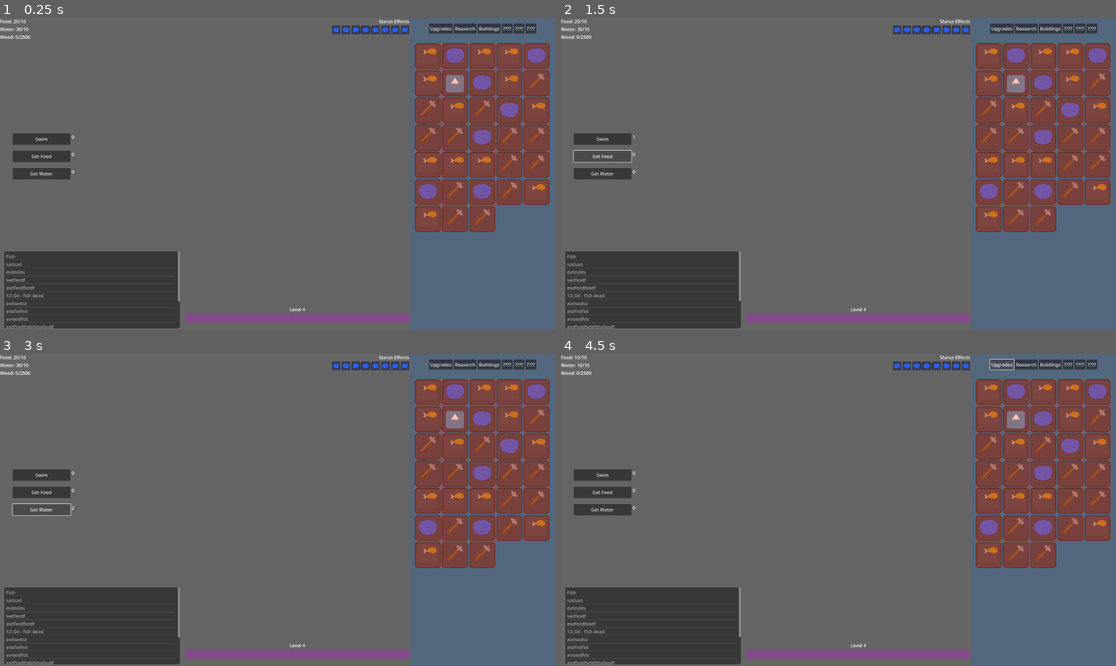
Above: before the commit, frames 1-4 (two rows, left to right).
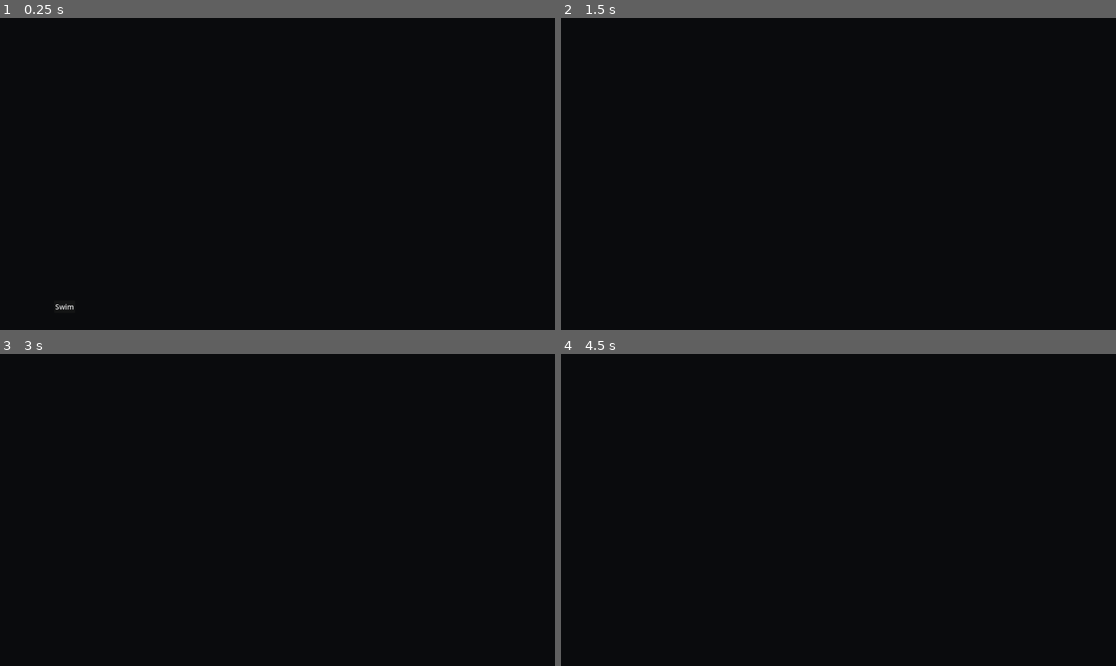
Above: after the commit, the same moments.

Repository: mdbernhards/BeaverIncremental
Game: Godot game, scene res://Scenes/gameWindow.tscn
Same seed, same stepped clock (60 frames per second), same inputs: the game is played once before the commit and once after it. The engine's default icon, where the game draws it, is replaced by a stand-in: a white triangle on a blue panel in a dark square.
Inputs (mouse positions are in pixels of both pictures, inside the frame that each line leads up to):
- Up to frame 1 (0.25 s): no input
- Up to frame 2 (1.5 s): click "Swim" at 0.5 s; click (605, 155) at 1.25 s, where only the run before the commit has a clickable "Get Food"
- Up to frame 3 (3 s): click (349, 419) at 2 s, where only the run after the commit has a clickable "Don't Die"; click (44, 510) at 2.75 s, where only the run before the commit has a clickable "Get Water"
- Up to frame 4 (4.5 s): click (1093, 510) at 3.5 s, where only the run after the commit has a clickable "Breath"; click (999, 363) at 4.25 s, where only the run before the commit has a clickable "Upgrades"

The runs differ from the first frame. In frame 1, 100% of the frame differs, in the area x 0-100%, y 0-100%; in frame 2, 100%; in frame 3, 100%; in frame 4, 100%.

Commit message:
Intro and Text Log implementation
Started implementing the intro sequence, it's split in to phases slowly introducing the player to the games mechanics.
Implemented a scrolling text log, that's using a RichTextLabel
Fixed some of the warning and errors being printed to console

Diff:
--- a/Scenes/HelperScenes/tooltip.gd
+++ b/Scenes/HelperScenes/tooltip.gd
@@ -3,7 +3,7 @@
 func _ready():
 	pass
 
-func _process(delta):
+func _process(_delta):
 	pass
 
 func setTooltip(iconPath, title, description, price, flavor = "\"Call me Velvet Thunder\" - Holt"):
--- /dev/null
+++ b/Scenes/IntroNode.gd
@@ -0,0 +1,80 @@
+extends Node
+
+var RNG = RandomNumberGenerator.new()
+var IntroTimer
+var IntroButton
+
+var PhaseOneButtonText = ["Swim", "Survive", "Breath", "Don't Die", "Do it for Her", "not drown", "push", "suffer", "triumph"]
+var PhaseTwoButtonText = ["Walk", "Take a nap", "Breath", "Run", "Climb", "Look around", "Think", "food?", "mmm wood...."]
+var PhaseThreeButtonText = ["Walk", "Speed Walk", "Explore", "Go in circles", "Stargaze", "Look behind", "Discover?", "Go get it", "Cry"]
+
+func _ready():
+	IntroTimer = $IntroButton/IntroTimer
+	IntroButton = $IntroButton
+
+	IntroTimer.wait_time = GameValues.IntroRefreshLength
+
+	if GameValues.introEnabled:
+		SetIntroButton()
+
+func _process(_delta):
+	CheckPhaseCompletion()
+
+func SetIntroButton():
+	IntroButton.position = Vector2(RNG.randf_range(30, 1850), RNG.randf_range(30, 1000))
+
+	match getPhase():
+		1:
+			IntroButton.text = SetFirstPhaseText()
+		2:
+			IntroButton.text = SetSecondPhaseText()
+		3:
+			IntroButton.text = SetThirdPhaseText()
+		4:
+			IntroButton.text = SetFirstPhaseText() # there is no fourth phase text
+
+	IntroButton.visible = true
+
+func SetFirstPhaseText():
+	if RNG.randi_range(1, 3) == 1:
+		return PhaseOneButtonText[RNG.randi_range(0,PhaseOneButtonText.size()-1)]
+	return PhaseOneButtonText[0]
+
+func SetSecondPhaseText():
+	if RNG.randi_range(1, 4) == 1:
+		return PhaseTwoButtonText[RNG.randi_range(0,PhaseTwoButtonText.size()-1)]
+	return PhaseTwoButtonText[0]
+
+func SetThirdPhaseText():
+	if RNG.randi_range(1, 2) == 1:
+		return PhaseThreeButtonText[RNG.randi_range(0,PhaseThreeButtonText.size()-1)]
+	return PhaseThreeButtonText[0]
+
+func _on_intro_button_button_down():
+	GameValues.IntroClickCount += 1
+	IntroButton.visible = false
+	IntroTimer.start()
+
+func _on_intro_timer_timeout():
+	SetIntroButton()
+
+func CheckPhaseCompletion():
+	if GameValues.PhaseThree:
+		if GameValues.PhaseThreeClicksNeeded <= GameValues.IntroClickCount:
+			GameValues.PhaseFour = true
+	elif GameValues.PhaseTwo:
+		if GameValues.PhaseTwoClicksNeeded <= GameValues.IntroClickCount:
+			GameValues.PhaseThree = true
+	elif GameValues.PhaseOne:
+		if GameValues.PhaseOneClicksNeeded <= GameValues.IntroClickCount:
+			GameValues.PhaseTwo = true
+
+func getPhase():
+	if GameValues.PhaseFour:
+		return 4
+	elif GameValues.PhaseThree:
+		return 3
+	elif GameValues.PhaseTwo:
+		return 2
+	elif GameValues.PhaseOne:
+		return 1
--- /dev/null
+++ b/Scenes/TextLog.gd
@@ -0,0 +1,63 @@
+extends ScrollContainer
+
+var MessagePeriodTimer
+var TextLogger
+
+var logInFocus = false
+
+var CurrentTextArray
+var CurrentlyWritingAnArray = false
+var NextMessage = 0
+
+var PhaseTwoIntroHappening = false
+
+func _ready():
+	MessagePeriodTimer = get_tree().get_first_node_in_group("PhaseTwoIntroPeriod")
+	TextLogger = get_tree().get_first_node_in_group("TextLog")
+
+func _process(_delta):
+	pass
+
+func WriteToLog(text):
+	if text != "":
+		TextLogger.append_text(text + " \n")
+
+		if !logInFocus:
+			await get_v_scroll_bar().changed
+			scroll_vertical = int(get_v_scroll_bar().max_value)
+
+func PhaseTwoStart():
+	PhaseTwoIntroHappening = true
+	WriteOutAnArray(SetTextLogValues.PhaseTwoIntroText)
+
+func WriteOutAnArray(array):
+	if CurrentlyWritingAnArray:
+		CurrentTextArray += array
+	else:
+		CurrentlyWritingAnArray = true
+		CurrentTextArray = array
+		NextMessage = 0
+
+		WriteNextMessage()
+	MessagePeriodTimer.start()
+
+func WriteNextMessage():
+	if NextMessage < CurrentTextArray.size():
+		WriteToLog(CurrentTextArray[NextMessage])
+		NextMessage += 1
+
+		MessagePeriodTimer.start()
+	else:
+		CurrentlyWritingAnArray = false
+		if PhaseTwoIntroHappening:
+			PhaseTwoIntroHappening = false
+			get_tree().get_first_node_in_group("IntroActionPeriodTimer").start()
+
+func _on_message_period_timer_timeout():
+	WriteNextMessage()
+
+func _on_text_log_mouse_entered():
+	logInFocus = true
+
+func _on_text_log_mouse_exited():
+	logInFocus = false
--- a/Scenes/UpgradeButton.gd
+++ b/Scenes/UpgradeButton.gd
@@ -8,7 +8,7 @@
 func _ready():
 	pass
 
-func _process(delta):
+func _process(_delta):
 	checkIfAfordable()
 
 func checkIfAfordable():
@@ -17,7 +17,7 @@
 	elif $ColorRect:
 		$ColorRect.visible = false
 
-func _make_custom_tooltip(for_text):
+func _make_custom_tooltip(_for_text):
 	if GameValues.Upgrades.has(upgradeName):
 		var upgrade = GameValues.Upgrades[upgradeName]
 		var tooltip = load("res://Scenes/HelperScenes/tooltip.tscn").instantiate()
--- a/Scenes/UpgradeTab.gd
+++ b/Scenes/UpgradeTab.gd
@@ -5,7 +5,7 @@
 func _ready():
 	listUpgradesFromResourceFile()
 
-func _process(delta):
+func _process(_delta):
 	pass
 
 func listUpgradesFromResourceFile():
--- a/Scenes/gameWindow.gd
+++ b/Scenes/gameWindow.gd
@@ -1,10 +1,15 @@
 extends Control
+
+var isSetVisible = false
 
 func _ready():
 	pass
 
-func _process(delta):
+func _process(_delta):
 	positionToolTip()
+	if (GameValues.PhaseFour or !GameValues.introEnabled) and !isSetVisible:
+		$Background/RightBackground.visible = true
+		isSetVisible = true
 
 func positionToolTip():
 	var toolTipPos = get_global_mouse_position()
--- a/Scenes/gameWindow.tscn
+++ b/Scenes/gameWindow.tscn
@@ -21,9 +21,10 @@
 anchor_bottom = 1.0
 grow_horizontal = 2
 grow_vertical = 2
-color = Color(0.396078, 0.396078, 0.396078, 1)
+color = Color(0.0392157, 0.0431373, 0.0509804, 1)
 
-[node name="ColorRect2" type="ColorRect" parent="Background"]
+[node name="RightBackground" type="ColorRect" parent="Background"]
+visible = false
 layout_mode = 1
 anchors_preset = 15
 anchor_right = 1.0
@@ -31,7 +32,7 @@
 offset_left = 1420.0
 grow_horizontal = 2
 grow_vertical = 2
-color = Color(0.32549, 0.403922, 0.494118, 1)
+color = Color(0.117647, 0.192157, 0.321569, 1)
 
 [node name="UI" parent="." instance=ExtResource("2_uocu5")]
 layout_mode = 0
--- a/Scenes/screen_left.gd
+++ b/Scenes/screen_left.gd
@@ -7,35 +7,35 @@
 var foodButtonTimer
 var woodButtonTimer
 var waterButtonTimer
-var SwimButtonTimer
 
 var woodTicker
 var waterTicker
 var foodTicker
 
+#objects
+var StatsObject
+var StatusEffectsObject
+var ActionsObject
+var TextLogObject
+var RevvedBarObject
+
 var RNG = RandomNumberGenerator.new()
 
+var everythingIsVisible = false
+var PhaseTwoStarted = false
+
 func _ready():
-	woodLabel = get_node("TopHBox/StatLabels/WoodLabel")
-	foodLabel = get_node("TopHBox/StatLabels/FoodLabel")
-	waterLabel = get_node("TopHBox/StatLabels/WaterLabel")
-
-	foodButtonTimer = get_node("MidHBox/VBox/FoodButton/Label/FoodButtonTimer")
-	woodButtonTimer = get_node("MidHBox/VBox/ChopButton/Label/ChopButtonTimer")
-	waterButtonTimer = get_node("MidHBox/VBox/WaterButton/Label/WaterButtonTimer")
-	SwimButtonTimer = get_node("MidHBox/VBox/SwimButton/Label/SwimButtonTimer")
-
-	woodTicker = get_node("MidHBox/VBox/ChopButton/Label/WoodTicker")
-	waterTicker = get_node("MidHBox/VBox/WaterButton/Label/WaterTicker")
-	foodTicker = get_node("MidHBox/VBox/FoodButton/Label/FoodTicker")
-
+	assignVariables()
 	SetGlobalValues.refreshValues()
 
-func _process(delta):
-	$MidHBox/VBox/FoodButton/Label.text = str(round(foodButtonTimer.time_left))
-	$MidHBox/VBox/WaterButton/Label.text = str(round(waterButtonTimer.time_left))
-	$MidHBox/VBox/ChopButton/Label.text = str(round(woodButtonTimer.time_left))
-	$MidHBox/VBox/SwimButton/Label.text = str(round(SwimButtonTimer.time_left))
+func _process(_delta):
+	$MidHBox/Actions/FoodButton/Label.text = str(round(foodButtonTimer.time_left))
+	$MidHBox/Actions/WaterButton/Label.text = str(round(waterButtonTimer.time_left))
+	$MidHBox/Actions/ChopButton/Label.text = str(round(woodButtonTimer.time_left))
+
+	if GameValues.introEnabled and !everythingIsVisible:
+		setEverythingInvisible()
+		setVisibility()
 
 # action timer start
 func _on_food_button_button_down():
@@ -56,13 +56,8 @@
 		woodButtonTimer.start()
 		woodTicker.start()
 
-func _on_swim_button_button_down():
-	if checkThatNoButtonsPressed():
-		SwimButtonTimer.wait_time = GameValues.swimLength
-		SwimButtonTimer.start()
-
 func checkThatNoButtonsPressed():
-	return foodButtonTimer.is_stopped() and waterButtonTimer.is_stopped() and woodButtonTimer.is_stopped() and SwimButtonTimer.is_stopped()
+	return foodButtonTimer.is_stopped() and waterButtonTimer.is_stopped() and woodButtonTimer.is_stopped()
 
 # timer done, action happens
 func _on_water_button_timer_timeout():
@@ -80,9 +75,6 @@
 
 func _on_water_timer_timeout():
 	SetGlobalValues.addWater(-1)
-
-func _on_swim_button_timer_timeout():
-	GameValues.SwimCount += 1
 
 #1s long tickers (maybe they will have some modifier later)
 func _on_food_ticker_timeout():
@@ -104,3 +96,47 @@
 	bonus.setType(bonus.bonusType.wood)
 	bonus.position = Vector2(RNG.randf_range(30, 1850), RNG.randf_range(30, 1000))
 	get_node("BonusResourceNode").add_child(bonus)
+
+func setEverythingInvisible():
+	StatsObject.visible = false
+	StatusEffectsObject.visible = false
+	ActionsObject.visible = false
+	if !PhaseTwoStarted:
+		TextLogObject.visible = false
+	RevvedBarObject.visible = false
+
+func setVisibility():
+	if GameValues.PhaseTwo and !PhaseTwoStarted:
+		PhaseTwoStarted = true
+		$BotHBox/MarginContainer/TextLogVisibilityTimer.start()
+		$IntroNode/IntroButton/IntroTimer.stop()
+	if GameValues.PhaseThree:
+		ActionsObject.visible = true
+		StatsObject.visible = true
+	if GameValues.PhaseFour:
+		StatusEffectsObject.visible = true
+		RevvedBarObject.visible = true
+		everythingIsVisible = true
+
+func assignVariables():
+	StatsObject = $TopHBox/StatLabels
+	StatusEffectsObject = $TopHBox/StatusEffects
+	ActionsObject = $MidHBox/Actions
+	TextLogObject = $BotHBox/MarginContainer/TextLogScroll
+	RevvedBarObject = $BotHBox/RevvedBar
+
+	woodLabel = get_node("TopHBox/StatLabels/WoodLabel")
+	foodLabel = get_node("TopHBox/StatLabels/FoodLabel")
+	waterLabel = get_node("TopHBox/StatLabels/WaterLabel")
+
+	foodButtonTimer = get_node("MidHBox/Actions/FoodButton/Label/FoodButtonTimer")
+	woodButtonTimer = get_node("MidHBox/Actions/ChopButton/Label/ChopButtonTimer")
+	waterButtonTimer = get_node("MidHBox/Actions/WaterButton/Label/WaterButtonTimer")
+
+	woodTicker = get_node("MidHBox/Actions/ChopButton/Label/WoodTicker")
+	waterTicker = get_node("MidHBox/Actions/WaterButton/Label/WaterTicker")
+	foodTicker = get_node("MidHBox/Actions/FoodButton/Label/FoodTicker")
+
+func _on_text_log_visibility_timer_timeout():
+	TextLogObject.visible = true
+	get_tree().get_first_node_in_group("TextLogContainer").PhaseTwoStart()
--- a/Scenes/screen_left.tscn
+++ b/Scenes/screen_left.tscn
@@ -1,7 +1,9 @@
-[gd_scene load_steps=3 format=3 uid="uid://b0skpo0q0gxdn"]
+[gd_scene load_steps=5 format=3 uid="uid://b0skpo0q0gxdn"]
 
 [ext_resource type="Script" path="res://Scenes/screen_left.gd" id="1_4yvj6"]
 [ext_resource type="Texture2D" uid="uid://dqlg2epleljbg" path="res://Art/UpgradeIcons/waterIcon.png" id="2_5fgyw"]
+[ext_resource type="Script" path="res://Scenes/IntroNode.gd" id="3_hc6hp"]
+[ext_resource type="PackedScene" uid="uid://c8f4mcc3rud31" path="res://Scenes/textLog.tscn" id="3_jrjqm"]
 
 [node name="ScreenLeft" type="VBoxContainer"]
 offset_right = 1420.0
@@ -118,18 +120,18 @@
 layout_mode = 2
 color = Color(1, 1, 1, 0)
 
-[node name="VBox" type="VBoxContainer" parent="MidHBox"]
+[node name="Actions" type="VBoxContainer" parent="MidHBox"]
 custom_minimum_size = Vector2(200, 10)
 layout_mode = 2
 theme_override_constants/separation = 20
 alignment = 1
 
-[node name="SwimButton" type="Button" parent="MidHBox/VBox"]
-custom_minimum_size = Vector2(0, 40)
-layout_mode = 2
-text = "Swim"
-
-[node name="Label" type="Label" parent="MidHBox/VBox/SwimButton"]
+[node name="FoodButton" type="Button" parent="MidHBox/Actions"]
+custom_minimum_size = Vector2(0, 40)
+layout_mode = 2
+text = "Get Food"
+
+[node name="Label" type="Label" parent="MidHBox/Actions/FoodButton"]
 layout_mode = 0
 offset_left = 204.0
 offset_top = 1.0
@@ -137,16 +139,18 @@
 offset_bottom = 24.0
 text = "0"
 
-[node name="SwimButtonTimer" type="Timer" parent="MidHBox/VBox/SwimButton/Label"]
-wait_time = 10.0
-one_shot = true
-
-[node name="FoodButton" type="Button" parent="MidHBox/VBox"]
-custom_minimum_size = Vector2(0, 40)
-layout_mode = 2
-text = "Get Food"
-
-[node name="Label" type="Label" parent="MidHBox/VBox/FoodButton"]
+[node name="FoodButtonTimer" type="Timer" parent="MidHBox/Actions/FoodButton/Label"]
+wait_time = 10.0
+one_shot = true
+
+[node name="FoodTicker" type="Timer" parent="MidHBox/Actions/FoodButton/Label"]
+
+[node name="WaterButton" type="Button" parent="MidHBox/Actions"]
+custom_minimum_size = Vector2(0, 40)
+layout_mode = 2
+text = "Get Water"
+
+[node name="Label" type="Label" parent="MidHBox/Actions/WaterButton"]
 layout_mode = 0
 offset_left = 204.0
 offset_top = 1.0
@@ -154,18 +158,19 @@
 offset_bottom = 24.0
 text = "0"
 
-[node name="FoodButtonTimer" type="Timer" parent="MidHBox/VBox/FoodButton/Label"]
-wait_time = 10.0
-one_shot = true
-
-[node name="FoodTicker" type="Timer" parent="MidHBox/VBox/FoodButton/Label"]
-
-[node name="WaterButton" type="Button" parent="MidHBox/VBox"]
-custom_minimum_size = Vector2(0, 40)
-layout_mode = 2
-text = "Get Water"
-
-[node name="Label" type="Label" parent="MidHBox/VBox/WaterButton"]
+[node name="WaterButtonTimer" type="Timer" parent="MidHBox/Actions/WaterButton/Label"]
+wait_time = 10.0
+one_shot = true
+
+[node name="WaterTicker" type="Timer" parent="MidHBox/Actions/WaterButton/Label"]
+
+[node name="ChopButton" type="Button" parent="MidHBox/Actions" groups=["chopButton"]]
+visible = false
+custom_minimum_size = Vector2(0, 40)
+layout_mode = 2
+text = "Chop"
+
+[node name="Label" type="Label" parent="MidHBox/Actions/ChopButton"]
 layout_mode = 0
 offset_left = 204.0
 offset_top = 1.0
@@ -173,85 +178,46 @@
 offset_bottom = 24.0
 text = "0"
 
-[node name="WaterButtonTimer" type="Timer" parent="MidHBox/VBox/WaterButton/Label"]
-wait_time = 10.0
-one_shot = true
-
-[node name="WaterTicker" type="Timer" parent="MidHBox/VBox/WaterButton/Label"]
-
-[node name="ChopButton" type="Button" parent="MidHBox/VBox" groups=["chopButton"]]
-visible = false
-custom_minimum_size = Vector2(0, 40)
-layout_mode = 2
-text = "Chop"
-
-[node name="Label" type="Label" parent="MidHBox/VBox/ChopButton"]
-layout_mode = 0
-offset_left = 204.0
-offset_top = 1.0
-offset_right = 244.0
-offset_bottom = 24.0
-text = "0"
-
-[node name="ChopButtonTimer" type="Timer" parent="MidHBox/VBox/ChopButton/Label"]
-wait_time = 10.0
-one_shot = true
-
-[node name="WoodTicker" type="Timer" parent="MidHBox/VBox/ChopButton/Label"]
+[node name="ChopButtonTimer" type="Timer" parent="MidHBox/Actions/ChopButton/Label"]
+wait_time = 10.0
+one_shot = true
+
+[node name="WoodTicker" type="Timer" parent="MidHBox/Actions/ChopButton/Label"]
 
 [node name="BotHBox" type="HBoxContainer" parent="."]
 custom_minimum_size = Vector2(0, 280)
 layout_mode = 2
 
 [node name="MarginContainer" type="MarginContainer" parent="BotHBox"]
-custom_minimum_size = Vector2(600, 0)
+custom_minimum_size = Vector2(638, 0)
 layout_mode = 2
 theme_override_constants/margin_left = 15
 theme_override_constants/margin_right = 15
 theme_override_constants/margin_bottom = 15
 
-[node name="TextLog" type="ScrollContainer" parent="BotHBox/MarginContainer"]
-custom_minimum_size = Vector2(600, 0)
-layout_mode = 2
-horizontal_scroll_mode = 0
-
-[node name="TextLog2" type="ItemList" parent="BotHBox/MarginContainer/TextLog"]
-custom_minimum_size = Vector2(600, 0)
-layout_mode = 2
-auto_height = true
-item_count = 15
-item_0/text = "FIsh"
-item_1/text = "sadsad"
-item_2/text = "dsfdsfds"
-item_3/text = "sadfasdf"
-item_4/text = "asdfasdfasdf"
-item_5/text = "12::04 - fish dead"
-item_6/text = "asdsadsa"
-item_7/text = "asdfsdfsd"
-item_8/text = "avsasdfds"
-item_9/text = "asdfsadfsdafdsafasdf"
-item_10/text = "asdfsdf"
-item_11/text = "asdfdsvds"
-item_12/text = "asdfasdfsdf"
-item_13/text = "asdfasf"
-item_14/text = "asdfsafsdaf"
-
-[node name="LevelVBox" type="VBoxContainer" parent="BotHBox"]
+[node name="TextLogScroll" parent="BotHBox/MarginContainer" instance=ExtResource("3_jrjqm")]
+layout_mode = 2
+
+[node name="TextLogVisibilityTimer" type="Timer" parent="BotHBox/MarginContainer"]
+wait_time = 6.0
+one_shot = true
+
+[node name="RevvedBar" type="VBoxContainer" parent="BotHBox"]
 layout_mode = 2
 size_flags_horizontal = 3
 alignment = 2
 
-[node name="LVLLabel" type="Label" parent="BotHBox/LevelVBox"]
+[node name="RevvedLabel" type="Label" parent="BotHBox/RevvedBar"]
 layout_mode = 2
 text = "Level 4"
 horizontal_alignment = 1
 
-[node name="XPBar" type="ColorRect" parent="BotHBox/LevelVBox"]
+[node name="RevvedBar" type="ColorRect" parent="BotHBox/RevvedBar"]
 custom_minimum_size = Vector2(0, 30)
 layout_mode = 2
 color = Color(0.529412, 0.286275, 0.556863, 1)
 
-[node name="ColorRect3" type="ColorRect" parent="BotHBox/LevelVBox"]
+[node name="Margin" type="ColorRect" parent="BotHBox/RevvedBar"]
 custom_minimum_size = Vector2(0, 30)
 layout_mode = 2
 color = Color(0.529412, 0.286275, 0.556863, 0)
@@ -283,16 +249,34 @@
 
 asdsad"
 
+[node name="IntroNode" type="Node" parent="."]
+script = ExtResource("3_hc6hp")
+
+[node name="IntroButton" type="Button" parent="IntroNode"]
+visible = false
+custom_minimum_size = Vector2(0, 40)
+offset_left = 361.0
+offset_top = -98.0
+offset_right = 411.0
+offset_bottom = -58.0
+theme_override_font_sizes/font_size = 25
+text = "Swim"
+
+[node name="IntroTimer" type="Timer" parent="IntroNode/IntroButton" groups=["IntroActionPeriodTimer"]]
+wait_time = 10.0
+one_shot = true
+
 [connection signal="timeout" from="TopHBox/StatLabels/FoodLabel/FoodTimer" to="." method="_on_food_timer_timeout"]
 [connection signal="timeout" from="TopHBox/StatLabels/WaterLabel/WaterTimer" to="." method="_on_water_timer_timeout"]
-[connection signal="button_down" from="MidHBox/VBox/SwimButton" to="." method="_on_swim_button_button_down"]
-[connection signal="timeout" from="MidHBox/VBox/SwimButton/Label/SwimButtonTimer" to="." method="_on_swim_button_timer_timeout"]
-[connection signal="button_down" from="MidHBox/VBox/FoodButton" to="." method="_on_food_button_button_down"]
-[connection signal="timeout" from="MidHBox/VBox/FoodButton/Label/FoodButtonTimer" to="." method="_on_food_button_timer_timeout"]
-[connection signal="timeout" from="MidHBox/VBox/FoodButton/Label/FoodTicker" to="." method="_on_food_ticker_timeout"]
-[connection signal="button_down" from="MidHBox/VBox/WaterButton" to="." method="_on_water_button_button_down"]
-[connection signal="timeout" from="MidHBox/VBox/WaterButton/Label/WaterButtonTimer" to="." method="_on_water_button_timer_timeout"]
-[connection signal="timeout" from="MidHBox/VBox/WaterButton/Label/WaterTicker" to="." method="_on_water_ticker_timeout"]
-[connection signal="button_down" from="MidHBox/VBox/ChopButton" to="." method="_on_chop_button_button_down"]
-[connection signal="timeout" from="MidHBox/VBox/ChopButton/Label/ChopButtonTimer" to="." method="_on_chop_button_timer_timeout"]
-[connection signal="timeout" from="MidHBox/VBox/ChopButton/Label/WoodTicker" to="." method="_on_wood_ticker_timeout"]
+[connection signal="button_down" from="MidHBox/Actions/FoodButton" to="." method="_on_food_button_button_down"]
+[connection signal="timeout" from="MidHBox/Actions/FoodButton/Label/FoodButtonTimer" to="." method="_on_food_button_timer_timeout"]
+[connection signal="timeout" from="MidHBox/Actions/FoodButton/Label/FoodTicker" to="." method="_on_food_ticker_timeout"]
+[connection signal="button_down" from="MidHBox/Actions/WaterButton" to="." method="_on_water_button_button_down"]
+[connection signal="timeout" from="MidHBox/Actions/WaterButton/Label/WaterButtonTimer" to="." method="_on_water_button_timer_timeout"]
+[connection signal="timeout" from="MidHBox/Actions/WaterButton/Label/WaterTicker" to="." method="_on_water_ticker_timeout"]
+[connection signal="button_down" from="MidHBox/Actions/ChopButton" to="." method="_on_chop_button_button_down"]
+[connection signal="timeout" from="MidHBox/Actions/ChopButton/Label/ChopButtonTimer" to="." method="_on_chop_button_timer_timeout"]
+[connection signal="timeout" from="MidHBox/Actions/ChopButton/Label/WoodTicker" to="." method="_on_wood_ticker_timeout"]
+[connection signal="timeout" from="BotHBox/MarginContainer/TextLogVisibilityTimer" to="." method="_on_text_log_visibility_timer_timeout"]
+[connection signal="button_down" from="IntroNode/IntroButton" to="IntroNode" method="_on_intro_button_button_down"]
+[connection signal="timeout" from="IntroNode/IntroButton/IntroTimer" to="IntroNode" method="_on_intro_timer_timeout"]
--- a/Scenes/screen_right.gd
+++ b/Scenes/screen_right.gd
@@ -3,8 +3,9 @@
 func _ready():
 	pass
 
-func _process(delta):
-	pass
+func _process(_delta):
+	if GameValues.introEnabled:
+		visible = false
 
 func resetTabs():
 	$TabScreen/UpgradeTab.visible = false
--- /dev/null
+++ b/Scenes/textLog.tscn
@@ -0,0 +1,22 @@
+[gd_scene load_steps=2 format=3 uid="uid://c8f4mcc3rud31"]
+
+[ext_resource type="Script" path="res://Scenes/TextLog.gd" id="1_5fu0f"]
+
+[node name="TextLogScroll" type="ScrollContainer" groups=["TextLogContainer"]]
+custom_minimum_size = Vector2(600, 0)
+follow_focus = true
+horizontal_scroll_mode = 0
+script = ExtResource("1_5fu0f")
+
+[node name="TextLog" type="RichTextLabel" parent="." groups=["TextLog"]]
+custom_minimum_size = Vector2(600, 0)
+layout_mode = 2
+fit_content = true
+scroll_following = true
+
+[node name="MessagePeriodTimer" type="Timer" parent="TextLog" groups=["PhaseTwoIntroPeriod"]]
+wait_time = 3.0
+
+[connection signal="mouse_entered" from="TextLog" to="." method="_on_text_log_mouse_entered"]
+[connection signal="mouse_exited" from="TextLog" to="." method="_on_text_log_mouse_exited"]
+[connection signal="timeout" from="TextLog/MessagePeriodTimer" to="." method="_on_message_period_timer_timeout"]
--- a/project.godot
+++ b/project.godot
@@ -21,6 +21,7 @@
 SetGlobalValues="*res://singletons/SetGlobalValues.gd"
 SetResearchUnlocks="*res://singletons/SetResearchUnlocks.gd"
 SetUpgradeUnlocks="*res://singletons/SetUpgradeUnlocks.gd"
+SetTextLogValues="*res://singletons/SetTextLogValues.gd"
 
 [display]
 
--- a/singletons/GameValues.gd
+++ b/singletons/GameValues.gd
@@ -26,7 +26,6 @@
 var chopLength = 1.1
 var waterLength = 2.1
 var foodLength = 3.1
-var swimLength = 2.1
 
 var WoodPerChop = DefaultWoodPerChop
 
@@ -41,10 +40,23 @@
 var WaterLimit = DefaultWaterLimit
 var WoodLimit = DefaultWoodLimit
 
-var WoodCount = 0;
-var FoodCount = 20;
-var WaterCount = 30;
-var SwimCount = 0;
+var WoodCount = 0
+var FoodCount = 20
+var WaterCount = 30
+
+#introValues
+var IntroClickCount = 0
+var PhaseOneClicksNeeded = 3
+var PhaseTwoClicksNeeded = 30
+var PhaseThreeClicksNeeded = 60
+var IntroRefreshLength = 1
+var introEnabled = true
+
+#introPhases
+var PhaseOne = true # first clicks, swimming out # 30 sec
+var PhaseTwo = false # Scroll log appears, starts writing messages, get a walk button, maybe there is a river or an animal so the button changes. # 2 min
+var PhaseThree = false # get food and water actions appear, water and food stats appear, need to manage with walking # 5 min
+var PhaseFour = false #Find temple, unlock upgrades
 
 func setDefaultValues():
 	WoodPerChop = DefaultWoodPerChop
--- a/singletons/SetResearchUnlocks.gd
+++ b/singletons/SetResearchUnlocks.gd
@@ -1,11 +1,7 @@
 extends Node
 
+func _ready():
+	pass
 
-# Called when the node enters the scene tree for the first time.
-func _ready():
-	pass # Replace with function body.
-
-
-# Called every frame. 'delta' is the elapsed time since the previous frame.
-func _process(delta):
+func _process(_delta):
 	pass
--- /dev/null
+++ b/singletons/SetTextLogValues.gd
@@ -0,0 +1,39 @@
+extends Node
+
+var PhaseTwoIntroText = [
+	"You survived....",
+	"...",
+	"",
+	"Just barely",
+	"Before you can think of what happend you pass out",
+	"...",
+	"",
+	"...",
+	"",
+	"...",
+	"You wake up..",
+	"You're in a place you don't recognize with memories rushing back of all that you have lost, you also remember you are a beaver",
+	"",
+	"You shed a single tear",
+	"...",
+	"...",
+	"Then you remember",
+	"",
+	"Beavers don't give up",
+	"...",
+	"...",
+	"You won't give up",
+	"You won't give up",
+	"You won't give up so you start walking not being sure where",
+	"Not being sure why",]
+
+var PhaseTwoWalkingText = [
+	"...",
+	"...",
+	"",
+	"",
+	"",
+	"Walking makes you tired",]
+
+func WriteToTextLog(text):
+	get_tree().get_first_node_in_group("TextLogContainer").WriteToLog(text)
